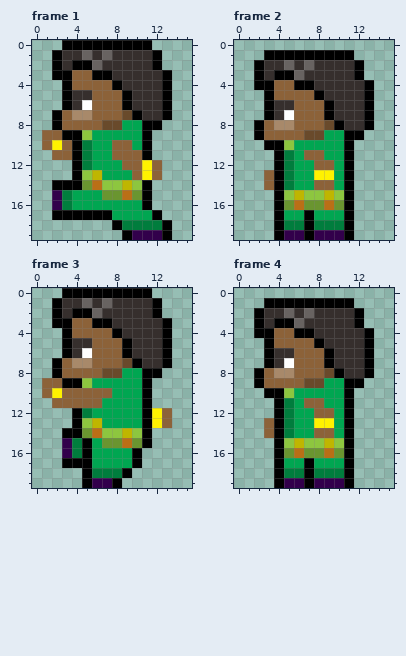
Pixel-art file, stored at Assets/Artwork/Players/Bob and Betty/Bob/Bob Walking.aseprite. Above: the version before the commit.
16x20 pixels, 4 frames. Shown: frame 1, frame 2, frame 3, frame 4.
Now the later version:
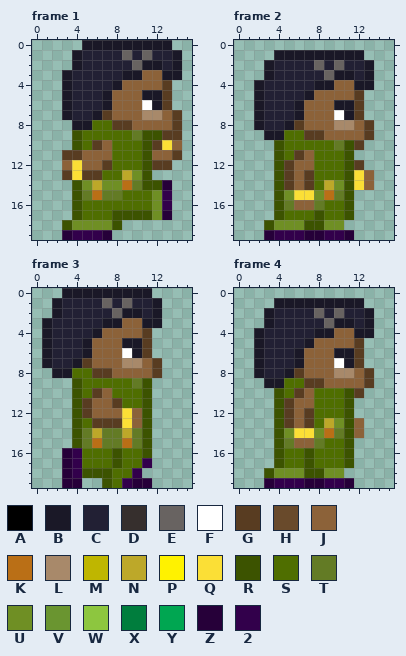
Palette (. is transparent): A #000000  B #1a1827  C #222034  D #362f2d  E #686361  F #ffffff  G #583c21  H #694a2b  J #8c6239  K #ba6f16  L #a8896a  M #bfb600  N #bda829  P #fff200  Q #fbdf36  R #3c5300  S #4f6e00  T #637b25  U #6f8f24  V #6a9530  W #8dc63f  X #007d3d  Y #00a651  Z #260039  2 #32004b
The exact change:
Changed rows in their new state; - is an unchanged pixel.
Frame 1:
first column x 1:
 0 --..BBBBBBBBB-
 1 -..BCCCCECECCB
 2 -..BCCCCCEBBCB
 3 -.BCCCCCBBJJBB
 4 --BCCCCBJJJJG-
 5 --BCCCB-JJBBG-
 6 --BCCCB-JJFBG-
 7 -.BCCBG-JJLLJG
 8 -..BBSSGGJJJJG
 9 ...RSSSSSTRRGG
10 ...RSGJSSSRGQJ
11 -.GGJJJSSSRJJG
12 --JQJJGSSSRGG-
13 --GQGGSSNUR.--
14 -..RUNUUKTRRZ-
15 -..RTKTTSSSU2-
16 -..RSSSSSSSU2-
17 -..RSSSRRRRUZ-
18 --RUUUUR.....-
19 --Z222Z-.....-
Frame 2:
first column x 2:
 1 -.BBBBBBBBB-
 2 .BCCCCECECCB
 3 .BCCCCCEBBCB
 4 BCCCCCBBJJBB
 5 BCCCCBJJJJG.
 6 BCCCB--JBBG.
 7 BCCCB--JFBG.
 8 BCCBG--JLLJG
 9 .BBSSGGJJJJG
10 -.RSSSSSTRG-
11 --RSG-SSSR--
12 --RGJJSSSRG-
13 -.RGJGSSSRQJ
14 -.RGJGSNURQJ
15 --RUQQUKTR--
16 --RTJJTSSR--
17 --RSSSRSSR--
18 -RUUURRUU.--
19 -Z2--ZZ--Z--
Frame 3:
first column x 1:
 0 --BBBBBBBBB--
 1 -BCCCC-CECCB-
 2 -BCCCCCEBBCB-
 3 BCCCCCBBJJBB.
 4 BCCCCB-JJJG..
 5 BCCCB---BBG..
 6 BCCCB---FBG..
 7 BCCBG---LLJG.
 8 -BBSSGGJJJJG-
 9 ...RSSSSSTR--
10 ...RSG-SSSR--
11 -..RG-JGSSR--
12 ---RGJJJQJR..
13 ---RSGGGQJR..
14 --.RTNTTNTR--
15 --.RTKTT-TR--
16 --Z2SSSRSSR--
17 --Z2SSSRSS2--
18 --Z2RRRSS2---
19 --ZZ..RS2ZZ--
Frame 4:
first column x 2:
 1 -.BBBBBBBBB-
 2 .BCCCCECECCB
 3 .BCCCCCEBBCB
 4 BCCCCCBBJJBB
 5 BCCCCBJJJJG.
 6 BCCCB--JBBG.
 7 BCCCB--JFBG.
 8 BCCBG--JLLJG
 9 .BBSSGGJJJJG
10 -.RSGJSSSRG-
11 --RGJ-SSSR--
12 --RGJGSSSR--
13 -.RGJGSNURJ-
14 -.RUQQUKTRJ-
15 --RTJJTSSR--
16 --RSSRSSSR--
17 --RSSRSSSR--
18 -RUUURRUU.--
19 -Z2--ZZ--Z--
